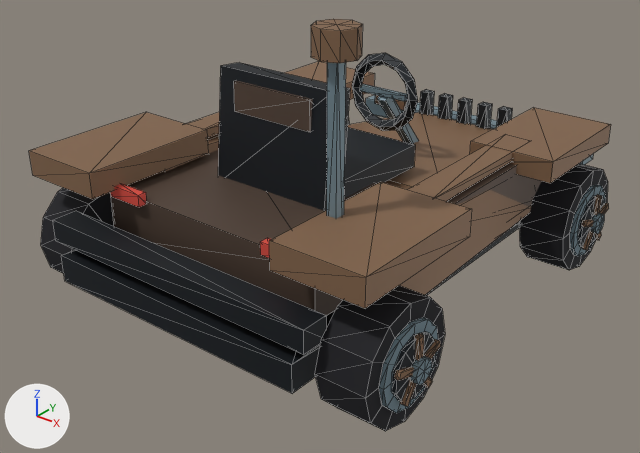
The glTF model DLC/MetalGear/assets/kart/metal-gear/ocelot-mgs/kart.glb, before and after one commit.
The view is the same before and after, from a 50 mm camera at (2.83, -3.7, 2.54) aimed at (0.03, -0.21, 0.38). Arrows for +X, +Y and +Z are at lower left; the lights stay in place. The picture after the commit comes second. Mesh edges are drawn as thin lines. Where no turn or scale is listed for an object, it has been applied to the vertices. Vertices at exactly the same position are counted once.

In view in the first picture: 'chassis', 'wheel-front-right', 'wheel-rear-left', 'wheel-rear-right'.
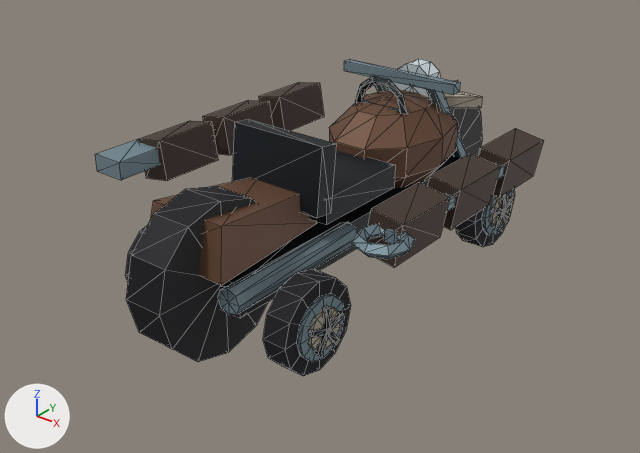
Changed parts and their boxes (x1, y1, x2, y2) in the pictures (640 x 453 px; the box of a moved part takes in the faces that stretch with it):
'chassis', deleted
    before: (29, 19, 611, 394)
'identity-motorbike-motorbike-tank-and-fork', added
    after: (126, 59, 482, 362)
'wheel-rear-right', reshaped, moved (32% narrower, 26% shorter)
    before: (315, 286, 445, 431)
    after: (263, 269, 351, 376)
'identity-motorbike-motif-armor', added
    after: (138, 82, 544, 267)
'identity-motorbike-driver-cockpit', added
    after: (232, 76, 407, 225)
'wheel-front-right', reshaped, moved
    before: (519, 164, 609, 270)
    after: (456, 189, 515, 247)
'identity-motorbike-motif-tools', added
    after: (95, 125, 504, 259)
'wheel-rear-left', reshaped, moved (mostly hidden afterwards)
    before: (41, 188, 114, 274)
    after: (125, 226, 147, 281)
'identity-motorbike-motif-star', added
    after: (443, 80, 482, 108)
part 2 of me_wheel_front_right, added
    after: (490, 193, 510, 227)
part 3 of me_wheel_front_right, added
    after: (501, 194, 507, 210)
part 4 of me_wheel_front_right, rebuilt
    before: (519, 164, 608, 270)
    after: (456, 189, 515, 247)
part 5 of me_wheel_front_right, deleted
    before: (578, 195, 609, 250)
part 6 of me_wheel_front_right, moved or reshaped
    before: (570, 185, 605, 256)
    after: (491, 196, 514, 231)
part 7 of me_wheel_rear_right, added
    after: (309, 307, 340, 350)
part 8 of me_wheel_rear_right, added
    after: (323, 306, 331, 330)
part 9 of me_wheel_rear_right, rebuilt (32% narrower, 26% shorter)
    before: (315, 286, 445, 431)
    after: (263, 269, 351, 376)
part 10 of me_wheel_rear_right, deleted
    before: (392, 332, 441, 406)
part 11 of me_wheel_rear_right, moved or reshaped
    before: (379, 317, 438, 413)
    after: (308, 310, 344, 356)

The change, as a diff of the scene's bpy script:
```diff
--- a/DLC/MetalGear/assets/kart/metal-gear/ocelot-mgs/kart.glb.py
+++ b/DLC/MetalGear/assets/kart/metal-gear/ocelot-mgs/kart.glb.py
@@ me_wheel_rear_left @@
-me_wheel_rear_left.from_pydata(...)  # 132 vertices, 228 faces; spans x -0.221..0.135, y -0.31..0.31, z -0.31..0.31
+me_wheel_rear_left.from_pydata(...)  # 113 vertices, 196 faces; spans x -0.128..0.07, y -0.25..0.25, z -0.25..0.25
+# me_wheel_rear_left part 1: the loose piece of 26 vertices spanning x -0.135..0.135, y -0.31..0.31, z -0.31..0.31 is rebuilt with 51 vertices and now spans x -0.094..0.07, y -0.25..0.25, z -0.25..0.25
+# other edits to the shape of me_wheel_rear_left do not show in these pictures
 me_wheel_rear_left.materials.append(mat_wheel_vertex_colours)
@@ me_wheel_front_right @@
-me_wheel_front_right.from_pydata(...)  # 132 vertices, 228 faces; spans x -0.135..0.221, y -0.31..0.31, z -0.31..0.31
+me_wheel_front_right.from_pydata(...)  # 113 vertices, 196 faces; spans x -0.07..0.128, y -0.25..0.25, z -0.25..0.25
+# me_wheel_front_right part 2: a new loose piece, a 10-sided cylinder along x spanning x 0.086..0.11, y -0.107..0.107, z -0.112..0.113, in mat_wheel_vertex_colours
+# me_wheel_front_right part 3: a new loose piece, a box spanning x 0.102..0.128, y -0.015..0.015, z 0.0..0.125, in mat_wheel_vertex_colours
+# me_wheel_front_right part 4: the loose piece of 26 vertices spanning x -0.135..0.135, y -0.31..0.31, z -0.31..0.31 is rebuilt with 51 vertices and now spans x -0.07..0.094, y -0.25..0.25, z -0.25..0.25
+# me_wheel_front_right part 5: 7 loose pieces with 80 vertices, spanning x 0.155..0.221, y -0.165..0.165, z -0.161..0.167, are deleted
+# me_wheel_front_right part 6: 26 vertices removed from x 0.134..0.158, y -0.217..0.217, z -0.217..0.217; 32 vertices added at x 0.102..0.128, y -0.124..0.124, z -0.11..0.053
 me_wheel_front_right.materials.append(mat_wheel_vertex_colours)
@@ me_wheel_rear_right @@
-me_wheel_rear_right.from_pydata(...)  # 132 vertices, 228 faces; spans x -0.135..0.221, y -0.31..0.31, z -0.31..0.31
+me_wheel_rear_right.from_pydata(...)  # 113 vertices, 196 faces; spans x -0.07..0.128, y -0.25..0.25, z -0.25..0.25
+# me_wheel_rear_right part 7: a new loose piece, a 10-sided cylinder along x spanning x 0.086..0.11, y -0.107..0.107, z -0.112..0.113, in mat_wheel_vertex_colours
+# me_wheel_rear_right part 8: a new loose piece, a box spanning x 0.102..0.128, y -0.015..0.015, z 0.0..0.125, in mat_wheel_vertex_colours
+# me_wheel_rear_right part 9: the loose piece of 26 vertices spanning x -0.135..0.135, y -0.31..0.31, z -0.31..0.31 is rebuilt with 51 vertices and now spans x -0.07..0.094, y -0.25..0.25, z -0.25..0.25
+# me_wheel_rear_right part 10: 7 loose pieces with 80 vertices, spanning x 0.155..0.221, y -0.165..0.165, z -0.161..0.167, are deleted
+# me_wheel_rear_right part 11: 26 vertices removed from x 0.134..0.158, y -0.217..0.217, z -0.217..0.217; 32 vertices added at x 0.102..0.128, y -0.124..0.124, z -0.11..0.053
 me_wheel_rear_right.materials.append(mat_wheel_vertex_colours)
@@ ob_chassis @@
-ob_chassis = bpy.data.objects.new('chassis', me_chassis)
@@ ob_wheel_rear_left @@
 ob_wheel_rear_left = bpy.data.objects.new('wheel-rear-left', me_wheel_rear_left)
-ob_wheel_rear_left.location = (-0.975, -0.94, 0.31)
+ob_wheel_rear_left.location = (-0.49, -0.87, 0.25)
@@ ob_wheel_front_right @@
 ob_wheel_front_right = bpy.data.objects.new('wheel-front-right', me_wheel_front_right)
-ob_wheel_front_right.location = (0.975, 0.94, 0.31)
+ob_wheel_front_right.location = (0.49, 0.87, 0.25)
@@ ob_wheel_rear_right @@
 ob_wheel_rear_right = bpy.data.objects.new('wheel-rear-right', me_wheel_rear_right)
-ob_wheel_rear_right.location = (0.975, -0.94, 0.31)
+ob_wheel_rear_right.location = (0.49, -0.87, 0.25)
@@ ob_identity_motorbike_motif_armor @@
+ob_identity_motorbike_motif_armor = bpy.data.objects.new('identity-motorbike-motif-armor', me_identity_motorbike_motif_armor)  # 48 vertices, 72 faces; spans x -0.89..0.89, y -0.68..0.72, z 0.59..0.85
+ob_identity_motorbike_motif_armor.location = (0.0, 0.0, 0.0)
@@ ob_identity_motorbike_motif_star @@
+ob_identity_motorbike_motif_star = bpy.data.objects.new('identity-motorbike-motif-star', me_identity_motorbike_motif_star)  # 22 vertices, 40 faces; spans x -0.304..0.304, y 0.701..1.28, z 0.8..0.87
+ob_identity_motorbike_motif_star.location = (0.0, 0.0, 0.0)
@@ ob_identity_motorbike_motif_tools @@
+ob_identity_motorbike_motif_tools = bpy.data.objects.new('identity-motorbike-motif-tools', me_identity_motorbike_motif_tools)  # 56 vertices, 100 faces; spans x -0.93..0.98, y -0.95..0.37, z 0.7..0.8
+ob_identity_motorbike_motif_tools.location = (0.0, 0.0, 0.0)
@@ ob_identity_motorbike_driver_cockpit @@
+ob_identity_motorbike_driver_cockpit = bpy.data.objects.new('identity-motorbike-driver-cockpit', me_identity_motorbike_driver_cockpit)  # 80 vertices, 140 faces; spans x -0.3..0.3, y -0.557..0.679, z 0.459..1.086
+ob_identity_motorbike_driver_cockpit.location = (0.0, 0.0, 0.0)
@@ ob_identity_motorbike_motorbike_tank_and_fork @@
+ob_identity_motorbike_motorbike_tank_and_fork = bpy.data.objects.new('identity-motorbike-motorbike-tank-and-fork', me_identity_motorbike_motorbike_tank_and_fork)  # 197 vertices, 340 faces; spans x -0.39..0.39, y -1.47..1.47, z 0.01..1.09
+ob_identity_motorbike_motorbike_tank_and_fork.location = (0.0, 0.0, 0.0)
```
